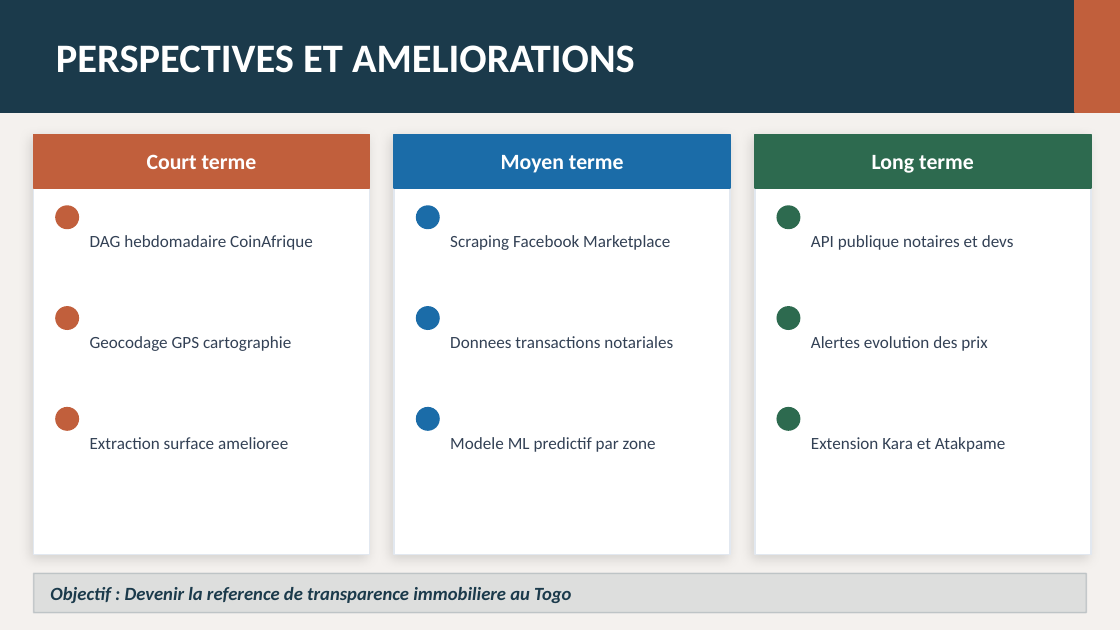
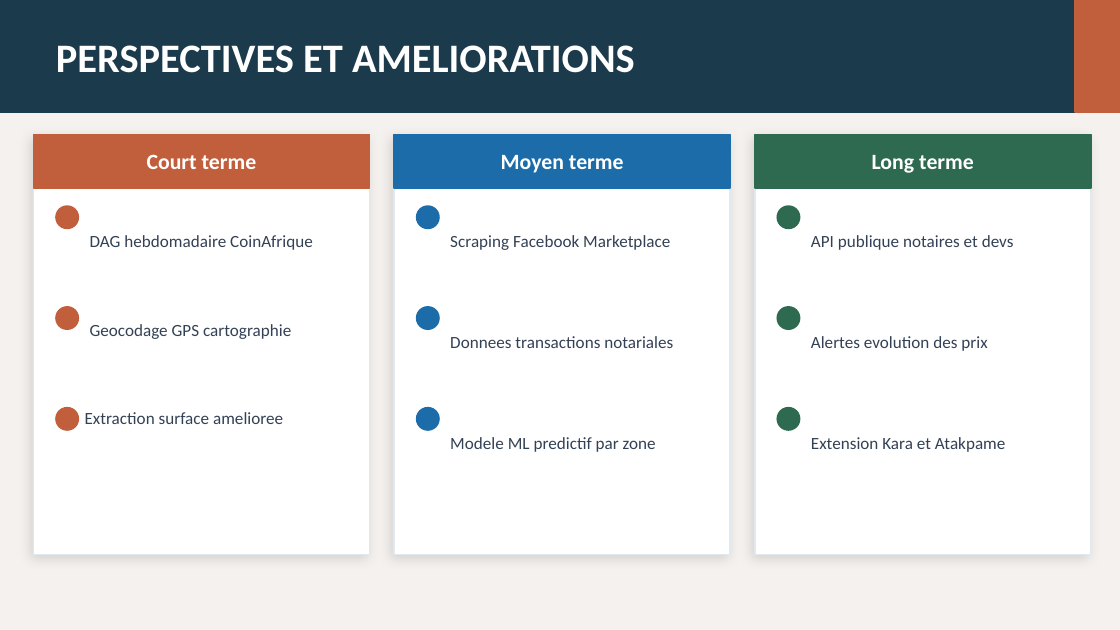
Before and after one commit to yannick-maya/V2_Projet_ID_Immobilier-pipeline, a slide deck: slide 12 of Documents/id_immobilier_presentation.pptx (slide 10 before the commit). Drawn at 1120x630 pixels with LibreOffice and Linux fonts; fonts in the diff are those of the drawing. Boxes give left, top, right and bottom in pixels: in the first picture for what was removed or moved away, otherwise in the second. Text is boxed around its words. In the diff, an @@ line names an element or a change of style, - is before the commit and + after.

```diff
--- a/Documents/id_immobilier_presentation.pptx
+++ b/Documents/id_immobilier_presentation.pptx
@@ text "Geocodage GPS cartographie": place and size @@
-text "Geocodage GPS cartographie" at bbox=[90, 336, 291, 351]
+text "Geocodage GPS cartographie" at bbox=[90, 324, 291, 339]
@@ text "Extraction surface amelioree": place and size @@
-text "Extraction surface amelioree" at bbox=[90, 437, 288, 449]
+text "Extraction surface amelioree" at bbox=[85, 412, 283, 424]
@@ rectangle removed at bbox=[34, 573, 1086, 613] @@
@@ text removed at bbox=[50, 587, 571, 603] @@
-Objectif : Devenir la reference de transparence immobiliere au Togo
```
Also in this commit, not shown: 7 other slides changed, 3 slides added, 1 slide removed, 16 other files.
